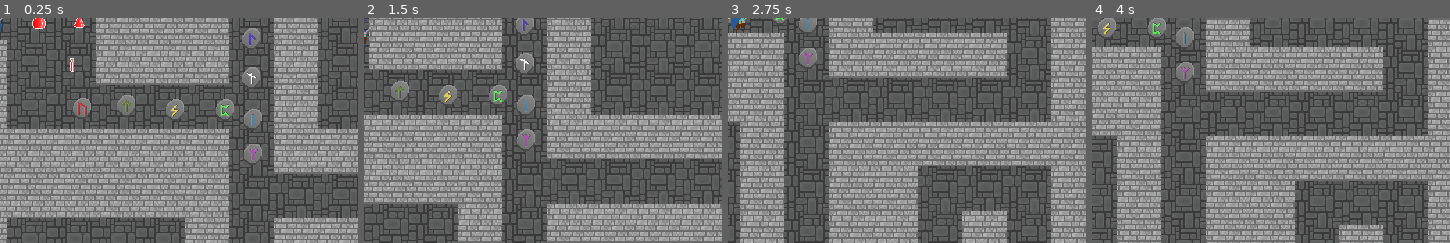
Above: before the commit, frames 1-4 (left to right).
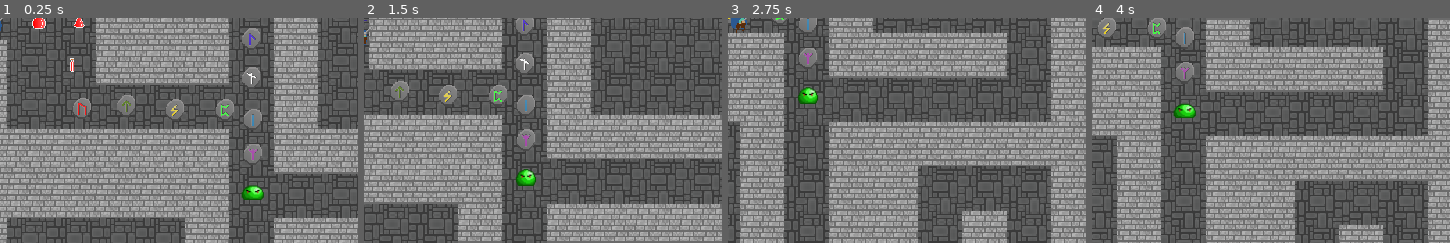
Above: after the commit, the same moments.

Repository: JCudak/ConquerDarkness
Game: Godot game, scene res://assets/scenes/main.tscn
The game is run twice, just before and just after one commit, with the same random seed, the same clock (stepped at 60 frames per second) and the same inputs.
Inputs (mouse positions are % of the whole screen's width and height, from its top left):
- Up to frame 1 (0.25 s): no input
- Up to frame 2 (1.5 s): tap Enter at 0.5 s; move the mouse to (69, 45) at 0.52 s; hold D (right) 0.53-1.28 s; hold E (pickup_item) 0.53-1.28 s; click (69, 45) at 0.67 s; move the mouse to (22, 55) at 1.27 s; hold S (down) from 1.28 s (still down); tap E (pickup_item) at 1.35 s
- Up to frame 3 (2.75 s): move the mouse to (55, 28) at 2.02 s; release S (down) at 2.03 s; hold D (right) from 2.03 s (still down); hold E (pickup_item) from 2.03 s (still down)
- Up to frame 4 (4 s): move the mouse to (39, 70) at 2.77 s; release D (right) at 2.78 s; release E (pickup_item) at 2.78 s; hold W (up) 2.78-3.53 s; tap E (pickup_item) at 2.85 s; click (39, 70) at 2.92 s; move the mouse to (78, 65) at 3.52 s; hold A (left) from 3.53 s (still down); hold E (pickup_item) from 3.53 s (still down)
The pictures show only the part of the screen within x 47-97%, y 50-100%; the shares and areas given below are measured in that part.

The runs differ from the first frame. In frame 1, 0.3% of the frame differs, in the area x 67-74%, y 74-81%; in frame 2, 0.3%; in frame 3, 0.4%, in the area x 19-26%, y 30-39%; in frame 4, 0.3%.

Commit message:
10 enemies ai (#38)
* [10] added enemy ai (seeking, preparing, attacking and cooldown)

* [10] binded animations

Diff:
--- /dev/null
+++ b/assets/scenes/enemies/slime.tscn
@@ -0,0 +1,236 @@
+[gd_scene load_steps=32 format=3 uid="uid://cxdtnlxm0y8aq"]
+
+[ext_resource type="Texture2D" uid="uid://8dqfemcpevpo" path="res://assets/sprites/slime_idle.png" id="1_3woc2"]
+[ext_resource type="Script" path="res://scripts/slime.gd" id="1_4sx4k"]
+[ext_resource type="Texture2D" uid="uid://d3lltfmdqh0bj" path="res://assets/sprites/slime_charge.png" id="2_w54qw"]
+[ext_resource type="Texture2D" uid="uid://c265a154tvxcv" path="res://assets/sprites/slime_charging_attack.png" id="2_xqk17"]
+[ext_resource type="Texture2D" uid="uid://bbf56rnygsjx8" path="res://assets/sprites/slime_walk.png" id="3_fvmqk"]
+
+[sub_resource type="AtlasTexture" id="AtlasTexture_i4mg5"]
+atlas = ExtResource("2_w54qw")
+region = Rect2(0, 0, 32, 32)
+
+[sub_resource type="AtlasTexture" id="AtlasTexture_wv0pl"]
+atlas = ExtResource("2_w54qw")
+region = Rect2(32, 0, 32, 32)
+
+[sub_resource type="AtlasTexture" id="AtlasTexture_ukfgv"]
+atlas = ExtResource("2_w54qw")
+region = Rect2(64, 0, 32, 32)
+
+[sub_resource type="AtlasTexture" id="AtlasTexture_56j20"]
+atlas = ExtResource("2_w54qw")
+region = Rect2(96, 0, 32, 32)
+
+[sub_resource type="AtlasTexture" id="AtlasTexture_p3kbb"]
+atlas = ExtResource("2_w54qw")
+region = Rect2(128, 0, 32, 32)
+
+[sub_resource type="AtlasTexture" id="AtlasTexture_is642"]
+atlas = ExtResource("2_xqk17")
+region = Rect2(0, 0, 32, 32)
+
+[sub_resource type="AtlasTexture" id="AtlasTexture_b3tor"]
+atlas = ExtResource("2_xqk17")
+region = Rect2(32, 0, 32, 32)
+
+[sub_resource type="AtlasTexture" id="AtlasTexture_anen4"]
+atlas = ExtResource("2_xqk17")
+region = Rect2(64, 0, 32, 32)
+
+[sub_resource type="AtlasTexture" id="AtlasTexture_vdj4q"]
+atlas = ExtResource("2_xqk17")
+region = Rect2(96, 0, 32, 32)
+
+[sub_resource type="AtlasTexture" id="AtlasTexture_58mwa"]
+atlas = ExtResource("1_3woc2")
+region = Rect2(0, 0, 32, 32)
+
+[sub_resource type="AtlasTexture" id="AtlasTexture_mm4bq"]
+atlas = ExtResource("1_3woc2")
+region = Rect2(32, 0, 32, 32)
+
+[sub_resource type="AtlasTexture" id="AtlasTexture_rollk"]
+atlas = ExtResource("1_3woc2")
+region = Rect2(64, 0, 32, 32)
+
+[sub_resource type="AtlasTexture" id="AtlasTexture_5ofpr"]
+atlas = ExtResource("1_3woc2")
+region = Rect2(96, 0, 32, 32)
+
+[sub_resource type="AtlasTexture" id="AtlasTexture_tmhsm"]
+atlas = ExtResource("3_fvmqk")
+region = Rect2(0, 0, 32, 32)
+
+[sub_resource type="AtlasTexture" id="AtlasTexture_ccu7j"]
+atlas = ExtResource("3_fvmqk")
+region = Rect2(32, 0, 32, 32)
+
+[sub_resource type="AtlasTexture" id="AtlasTexture_6yrdq"]
+atlas = ExtResource("3_fvmqk")
+region = Rect2(64, 0, 32, 32)
+
+[sub_resource type="AtlasTexture" id="AtlasTexture_x8j3d"]
+atlas = ExtResource("3_fvmqk")
+region = Rect2(96, 0, 32, 32)
+
+[sub_resource type="AtlasTexture" id="AtlasTexture_f4oku"]
+atlas = ExtResource("3_fvmqk")
+region = Rect2(128, 0, 32, 32)
+
+[sub_resource type="AtlasTexture" id="AtlasTexture_k4h17"]
+atlas = ExtResource("3_fvmqk")
+region = Rect2(160, 0, 32, 32)
+
+[sub_resource type="AtlasTexture" id="AtlasTexture_g6ijo"]
+atlas = ExtResource("3_fvmqk")
+region = Rect2(192, 0, 32, 32)
+
+[sub_resource type="AtlasTexture" id="AtlasTexture_5hxwv"]
+atlas = ExtResource("3_fvmqk")
+region = Rect2(224, 0, 32, 32)
+
+[sub_resource type="AtlasTexture" id="AtlasTexture_y6vfm"]
+atlas = ExtResource("3_fvmqk")
+region = Rect2(256, 0, 32, 32)
+
+[sub_resource type="SpriteFrames" id="SpriteFrames_emk7i"]
+animations = [{
+"frames": [{
+"duration": 1.0,
+"texture": SubResource("AtlasTexture_i4mg5")
+}, {
+"duration": 1.0,
+"texture": SubResource("AtlasTexture_wv0pl")
+}, {
+"duration": 1.0,
+"texture": SubResource("AtlasTexture_ukfgv")
+}, {
+"duration": 1.0,
+"texture": SubResource("AtlasTexture_56j20")
+}, {
+"duration": 1.0,
+"texture": SubResource("AtlasTexture_p3kbb")
+}],
+"loop": true,
+"name": &"charge",
+"speed": 10.0
+}, {
+"frames": [{
+"duration": 1.0,
+"texture": SubResource("AtlasTexture_is642")
+}, {
+"duration": 1.0,
+"texture": SubResource("AtlasTexture_b3tor")
+}, {
+"duration": 1.0,
+"texture": SubResource("AtlasTexture_anen4")
+}, {
+"duration": 1.0,
+"texture": SubResource("AtlasTexture_vdj4q")
+}],
+"loop": true,
+"name": &"dash",
+"speed": 10.0
+}, {
+"frames": [{
+"duration": 1.0,
+"texture": SubResource("AtlasTexture_58mwa")
+}, {
+"duration": 1.0,
+"texture": SubResource("AtlasTexture_mm4bq")
+}, {
+"duration": 1.0,
+"texture": SubResource("AtlasTexture_rollk")
+}, {
+"duration": 1.0,
+"texture": SubResource("AtlasTexture_5ofpr")
+}],
+"loop": true,
+"name": &"default",
+"speed": 10.0
+}, {
+"frames": [{
+"duration": 1.0,
+"texture": SubResource("AtlasTexture_tmhsm")
+}, {
+"duration": 1.0,
+"texture": SubResource("AtlasTexture_ccu7j")
+}, {
+"duration": 1.0,
+"texture": SubResource("AtlasTexture_6yrdq")
+}, {
+"duration": 1.0,
+"texture": SubResource("AtlasTexture_x8j3d")
+}, {
+"duration": 1.0,
+"texture": SubResource("AtlasTexture_f4oku")
+}, {
+"duration": 1.0,
+"texture": SubResource("AtlasTexture_k4h17")
+}, {
+"duration": 1.0,
+"texture": SubResource("AtlasTexture_g6ijo")
+}, {
+"duration": 1.0,
+"texture": SubResource("AtlasTexture_5hxwv")
+}, {
+"duration": 1.0,
+"texture": SubResource("AtlasTexture_y6vfm")
+}],
+"loop": true,
+"name": &"walk",
+"speed": 10.0
+}]
+
+[sub_resource type="CapsuleShape2D" id="CapsuleShape2D_3x0fo"]
+radius = 5.0
+height = 15.0
+
+[sub_resource type="CircleShape2D" id="CircleShape2D_8on0p"]
+radius = 134.02
+
+[sub_resource type="CircleShape2D" id="CircleShape2D_rglos"]
+radius = 33.7731
+
+[node name="Slime" type="CharacterBody2D"]
+z_index = 10
+scale = Vector2(0.8, 0.8)
+collision_layer = 2
+floor_stop_on_slope = false
+floor_block_on_wall = false
+platform_floor_layers = 4294967294
+script = ExtResource("1_4sx4k")
+
+[node name="AnimatedSprite2D" type="AnimatedSprite2D" parent="."]
+position = Vector2(0, -16)
+sprite_frames = SubResource("SpriteFrames_emk7i")
+animation = &"charge"
+autoplay = "default"
+
+[node name="CollisionShape2D" type="CollisionShape2D" parent="."]
+position = Vector2(0, -6.25)
+rotation = 1.5708
+shape = SubResource("CapsuleShape2D_3x0fo")
+debug_color = Color(0.752833, 0.457654, 1.92523e-07, 0.42)
+
+[node name="DetectionArea" type="Area2D" parent="."]
+collision_layer = 2
+
+[node name="CollisionShape2D" type="CollisionShape2D" parent="DetectionArea"]
+position = Vector2(0, -6)
+shape = SubResource("CircleShape2D_8on0p")
+debug_color = Color(0.29769, 0.617775, 0.340922, 0.42)
+
+[node name="AttackArea" type="Area2D" parent="."]
+collision_layer = 2
+
+[node name="CollisionShape2D" type="CollisionShape2D" parent="AttackArea"]
+position = Vector2(7.10543e-15, -6.25)
+shape = SubResource("CircleShape2D_rglos")
+debug_color = Color(0.949357, 0.164145, 0.39779, 0.42)
+
+[connection signal="body_entered" from="DetectionArea" to="." method="_on_detection_area_body_entered"]
+[connection signal="body_exited" from="DetectionArea" to="." method="_on_detection_area_body_exited"]
+[connection signal="body_entered" from="AttackArea" to="." method="_on_attack_area_body_entered"]
+[connection signal="body_exited" from="AttackArea" to="." method="_on_attack_area_body_exited"]
--- a/assets/scenes/main.tscn
+++ b/assets/scenes/main.tscn
@@ -17,6 +17,7 @@
 [ext_resource type="PackedScene" uid="uid://bbjqq6v761tyt" path="res://assets/scenes/collectables/runes/algiz_rune.tscn" id="14_vn2jk"]
 [ext_resource type="PackedScene" uid="uid://dvlk0r4g8q0vt" path="res://assets/scenes/collectables/potions/life_potion.tscn" id="15_jc17h"]
 [ext_resource type="PackedScene" uid="uid://c8usqkevbdwpn" path="res://assets/scenes/collectables/potions/small_life_potion.tscn" id="16_pekeg"]
+[ext_resource type="PackedScene" uid="uid://cxdtnlxm0y8aq" path="res://assets/scenes/enemies/slime.tscn" id="18_r7ogc"]
 
 [node name="World" type="Node2D"]
 script = ExtResource("1_jga0u")
@@ -75,3 +76,6 @@
 
 [node name="SmallLifePotion" parent="Consumables" instance=ExtResource("16_pekeg")]
 position = Vector2(110, 80)
+
+[node name="Slime" parent="." instance=ExtResource("18_r7ogc")]
+position = Vector2(240, 179)
--- a/assets/scenes/player/player.tscn
+++ b/assets/scenes/player/player.tscn
@@ -117,6 +117,8 @@
 texture_filter = 1
 position = Vector2(54, 44)
 scale = Vector2(0.9, 0.9)
+collision_mask = 3
+platform_floor_layers = 4294967293
 script = ExtResource("1_uv8wg")
 inventory = ExtResource("2_nqow7")
 
--- a/scripts/player.gd
+++ b/scripts/player.gd
@@ -2,13 +2,13 @@
 
 class_name Player
 
+const SPEED_REDUCTION = 12
 @export var speed = 100.0
-const SPEED_REDUCTION = 12
+@export var burst_speed = 250.0
 @onready var animated_sprite_2d = $AnimatedSprite2D
 @export var inventory: Inventory
 
 func _physics_process(delta):
-
 	if (absf(velocity.x) > 1.0 || absf(velocity.y) > 1.0):
 		animated_sprite_2d.animation = "running"
 	else:
--- /dev/null
+++ b/scripts/slime.gd
@@ -0,0 +1,100 @@
+extends CharacterBody2D
+
+const COLLISION_LAYERS = 1
+const SPEED_REDUCTION = 3
+enum State {IDLE, PURSUING, PREPARING_ATTACK, ATTACKING}
+
+@export var speed = 50
+@export var burst_speed = 250
+@export var dash_speed = 150
+@onready var collision_shape_2d = $CollisionShape2D
+@onready var animated_sprite_2d = $AnimatedSprite2D
+
+var player: Player = null
+var attack_direction = null
+var current_state: State = State.IDLE
+var has_line_of_sight = false
+var on_cooldown = false
+var burst_duration = 0.2
+var dash_duration = 1
+var prepare_duration = 0.4
+var cooldown = 2.5
+var timer = 0.0
+
+func _physics_process(delta):
+	set_line_of_sight()
+	if on_cooldown:
+		animated_sprite_2d.animation = 'default'
+		timer -= delta
+		if timer <= 0:
+			on_cooldown = false
+	elif current_state == State.PREPARING_ATTACK:
+		animated_sprite_2d.animation = 'charge'
+		prepare_attack()
+		timer -= delta
+		if timer <= 0:
+			current_state = State.ATTACKING
+			timer = dash_duration
+	elif current_state == State.ATTACKING:
+		animated_sprite_2d.animation = 'dash'
+		dash_attack(delta)
+		timer -= delta
+		if timer <= 0:
+			on_cooldown = true
+			timer = cooldown
+			if current_state == State.ATTACKING:
+				current_state = State.PREPARING_ATTACK
+	else:
+		if has_line_of_sight:
+			animated_sprite_2d.animation = 'walk'
+			pursue_player(delta)
+
+func pursue_player(delta):
+	var direction = (player.global_position - global_position).normalized()
+	velocity.x = direction[0] * speed
+	velocity.y = direction[1] * speed
+	move_and_slide()
+
+func _on_detection_area_body_entered(body):
+	if body.name == "Player":
+		player = body
+		current_state = State.PURSUING
+
+func _on_detection_area_body_exited(body):
+	if body.name == "Player":
+		current_state = State.IDLE
+		has_line_of_sight = false
+
+func _on_attack_area_body_entered(body):
+	if body.name == "Player":
+		current_state = State.PREPARING_ATTACK
+		timer = prepare_duration
+
+func _on_attack_area_body_exited(body):
+	if body.name == "Player":
+		current_state = State.PURSUING
+
+func prepare_attack():
+	if player and has_line_of_sight:
+		velocity = (player.global_position - global_position).normalized() * dash_speed
+
+func dash_attack(delta):
+	if player:
+		velocity.x = move_toward(velocity.x, 0, SPEED_REDUCTION)
+		velocity.y = move_toward(velocity.y, 0, SPEED_REDUCTION)
+		var move_vector = velocity * delta
+		var collision = move_and_collide(move_vector)
+		if collision:
+			velocity = velocity.bounce(collision.get_normal())
+
+func set_line_of_sight():
+	if player and current_state == State.PURSUING:
+		var space_state = get_world_2d().direct_space_state
+		var query = PhysicsRayQueryParameters2D.create(global_position, player.global_position)
+		query.exclude = [self]
+		query.collision_mask = COLLISION_LAYERS
+		var result = space_state.intersect_ray(query)
+		if result and result.collider.name == "Player":
+			has_line_of_sight = true
+		else:
+			has_line_of_sight = false
Not shown: 1 places in assets/scenes/main.tscn that only renumber resources
